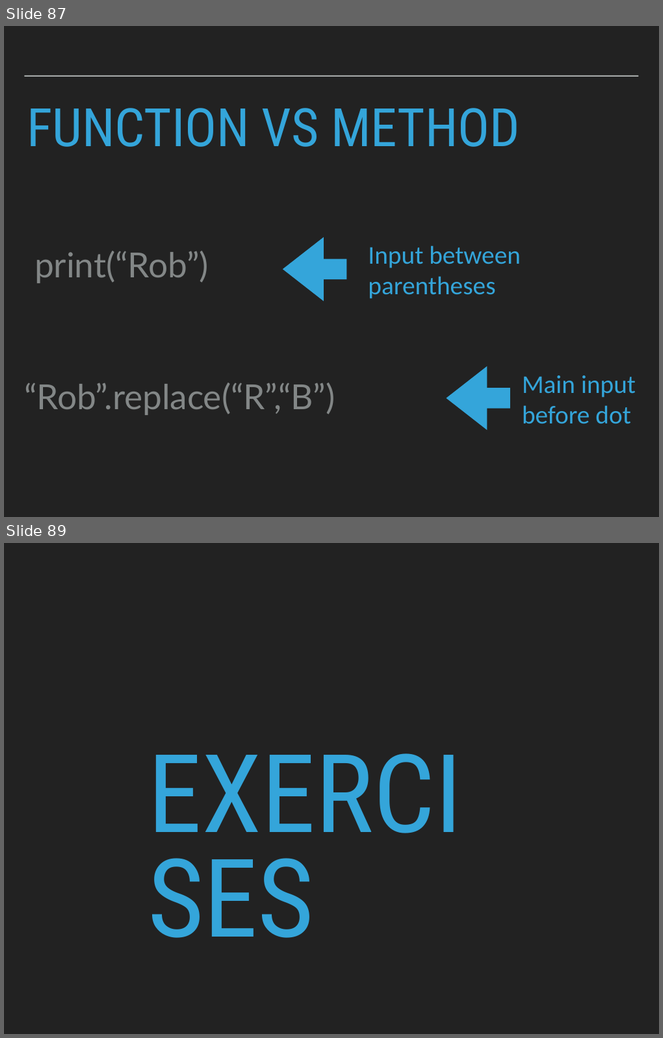
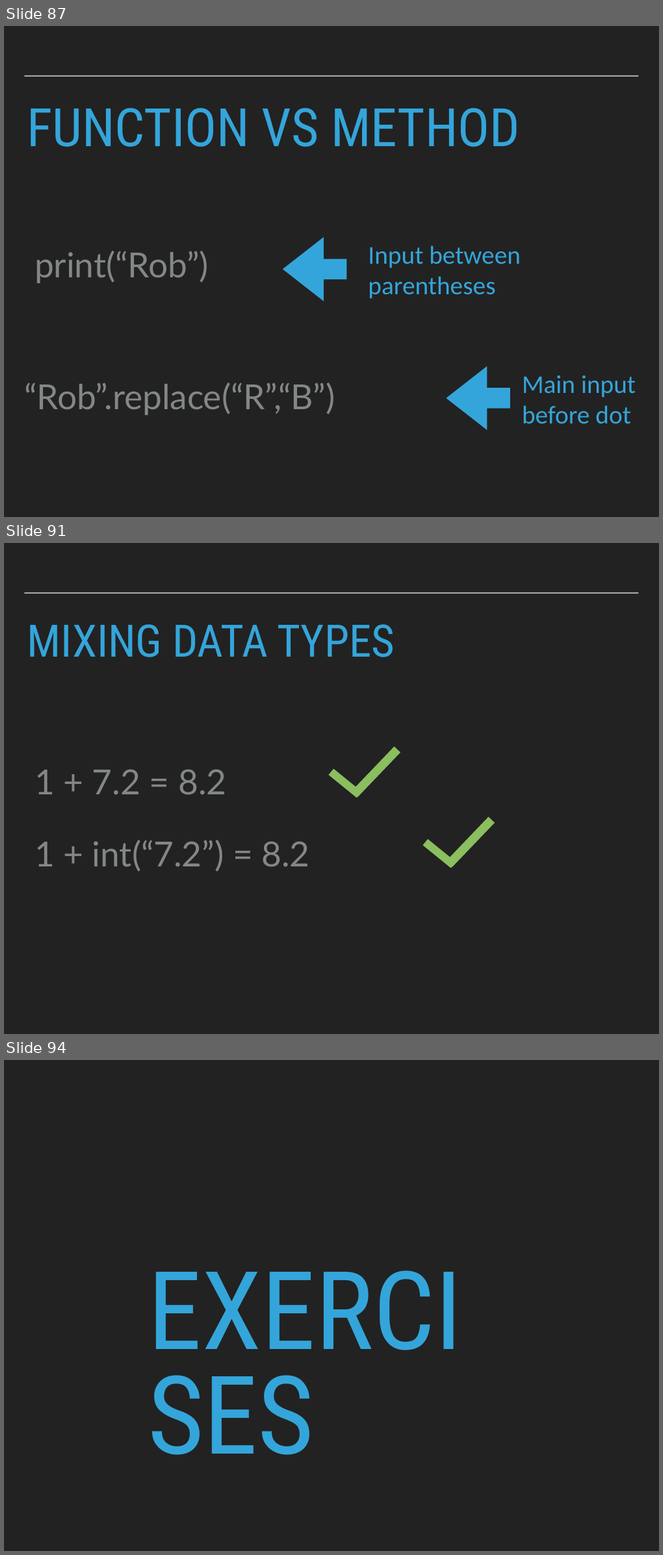
Before and after one commit to robcarrington/Week1_PythonForDataScience, a slide deck: Session1_Slides.pptx. Shown one above the other, each under a label of ours: slides 87 and 89 before the commit, slides 87, 91 and 94 after it; the slides between them are not shown. The pictures are 663x1038 and 663x1555 pixels, drawn with LibreOffice and Linux fonts; fonts in the diff are those of the drawing. Boxes give left, top, right and bottom in pixels: in the first picture for what was removed or moved away, otherwise in the second. Text is boxed around its words. In the diff, an @@ line names an element or a change of style, - is before the commit and + after.

```diff
--- a/Session1_Slides.pptx
+++ b/Session1_Slides.pptx
@@ slide 91 added at (4,543,659,1034), background #222222; not listed: 1 template element that a slide beside it also shows @@
@@ title added at (27,624,395,657), 70 pt, text #34A5DA @@
+MIXING DATA TYPES
@@ rectangle added at (352,746,400,797), fill #8ABE5E @@
@@ text added at (35,769,226,795), 54 pt, text #838787 @@
+1 + 7.2 = 8.2
@@ rectangle added at (329,769,362,798), fill #8ABE5E @@
@@ rectangle added at (446,817,495,868), fill #8ABE5E @@
@@ text added at (35,840,310,872), 54 pt, text #838787 @@
+1 + int(“7.2”) = 8.2
@@ rectangle added at (423,839,456,868), fill #8ABE5E @@
@@ what was slide 89 is now slide 94 @@
```
Also in this commit, not shown: 1 slide changed, 4 other slides added, 4 other files.
